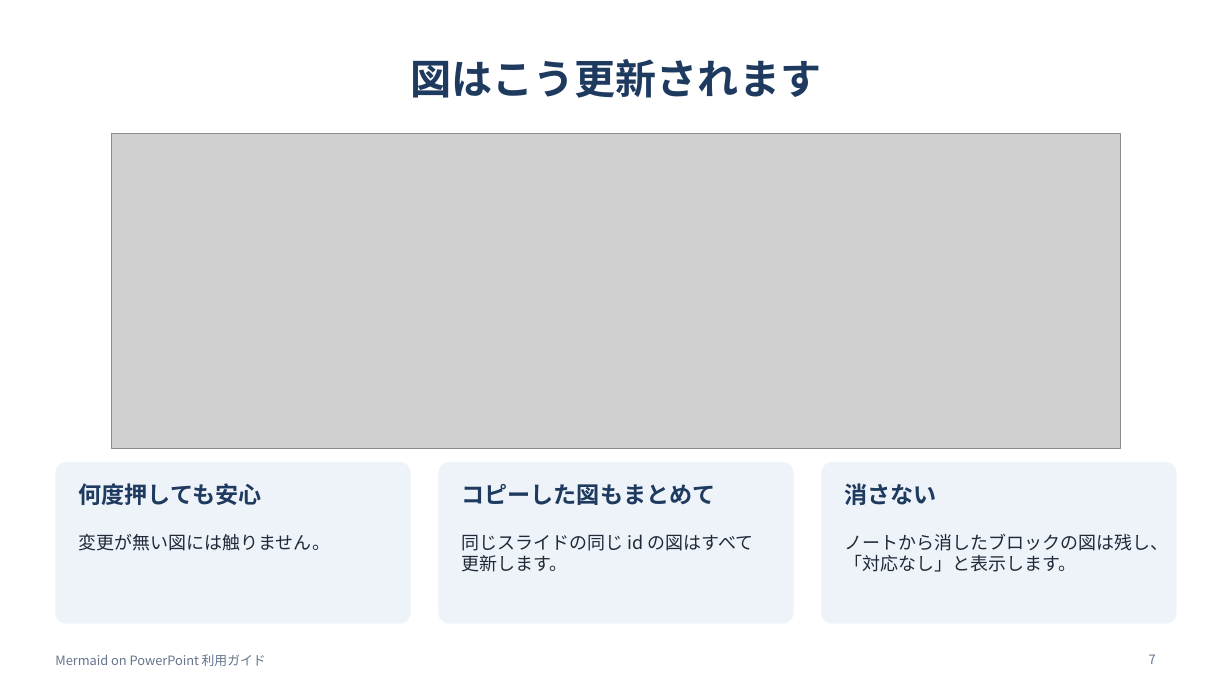
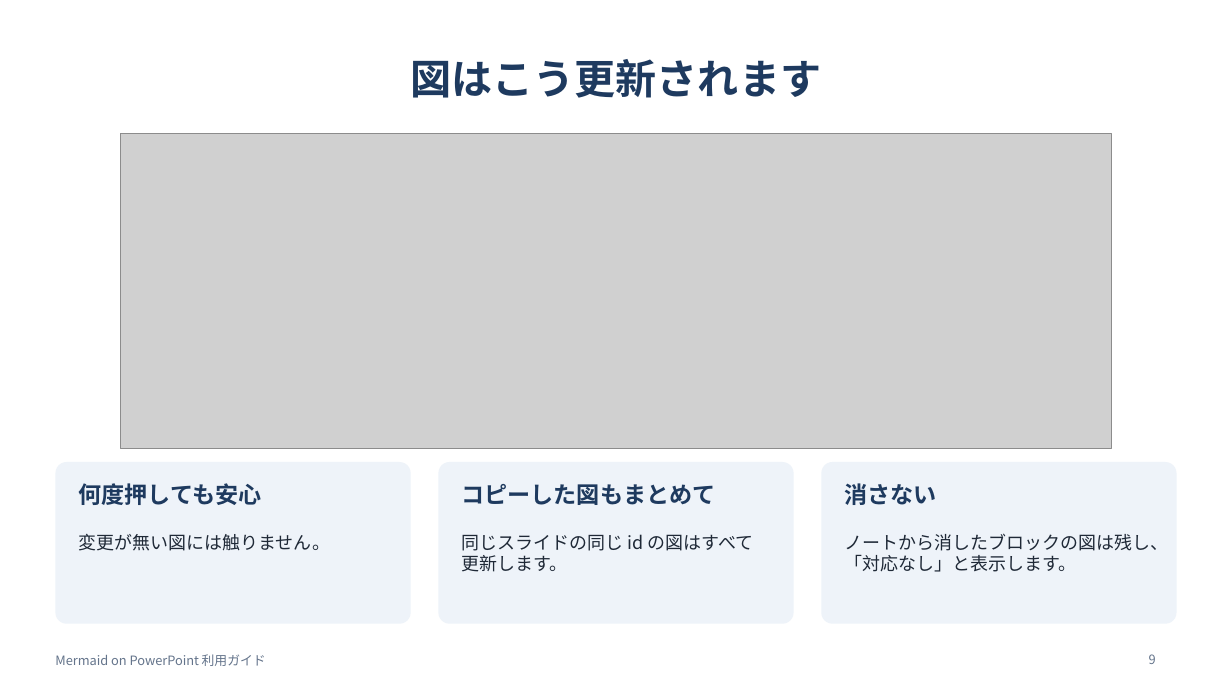
Before and after one commit to yoohey/mermaidOnPptx, a slide deck: slide 9 of site/guide.pptx (slide 7 before the commit). Drawn at 1232x693 pixels with LibreOffice and Linux fonts; fonts in the diff are those of the drawing; grey boxes stand for pictures. Boxes give left, top, right and bottom in pixels: in the first picture for what was removed or moved away, otherwise in the second. Text is boxed around its words. In the diff, an @@ line names an element or a change of style, - is before the commit and + after.

```diff
--- a/site/guide.pptx
+++ b/site/guide.pptx
@@ picture: place and size @@
-picture at (111, 134, 1121, 448)
+picture at (120, 134, 1112, 448)
@@ page number at (1149, 654, 1156, 664): text changed @@
-7
+9
```
Also in this commit, not shown: 4 other slides changed, 4 slides added, 28 other files.
